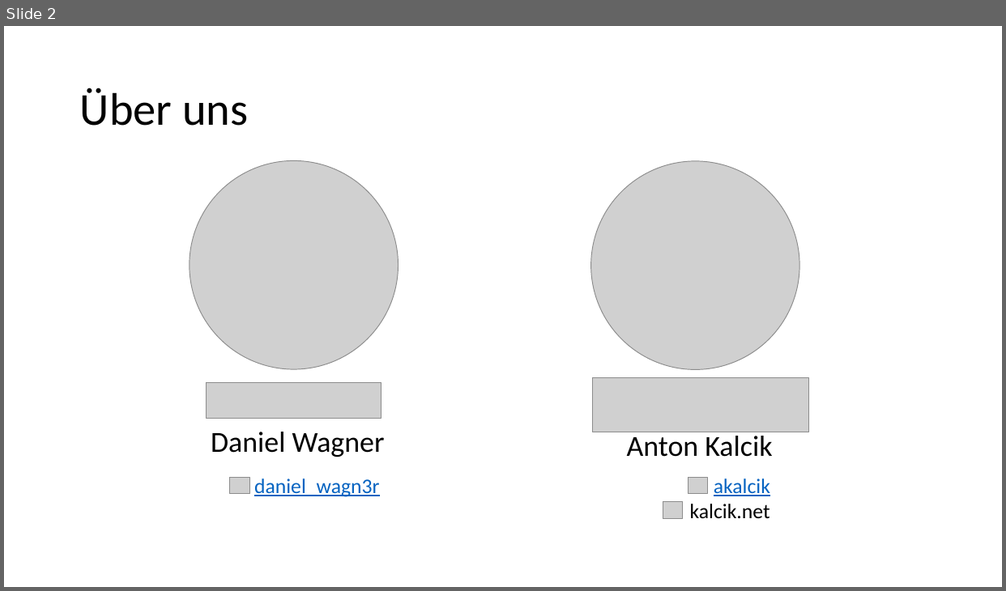
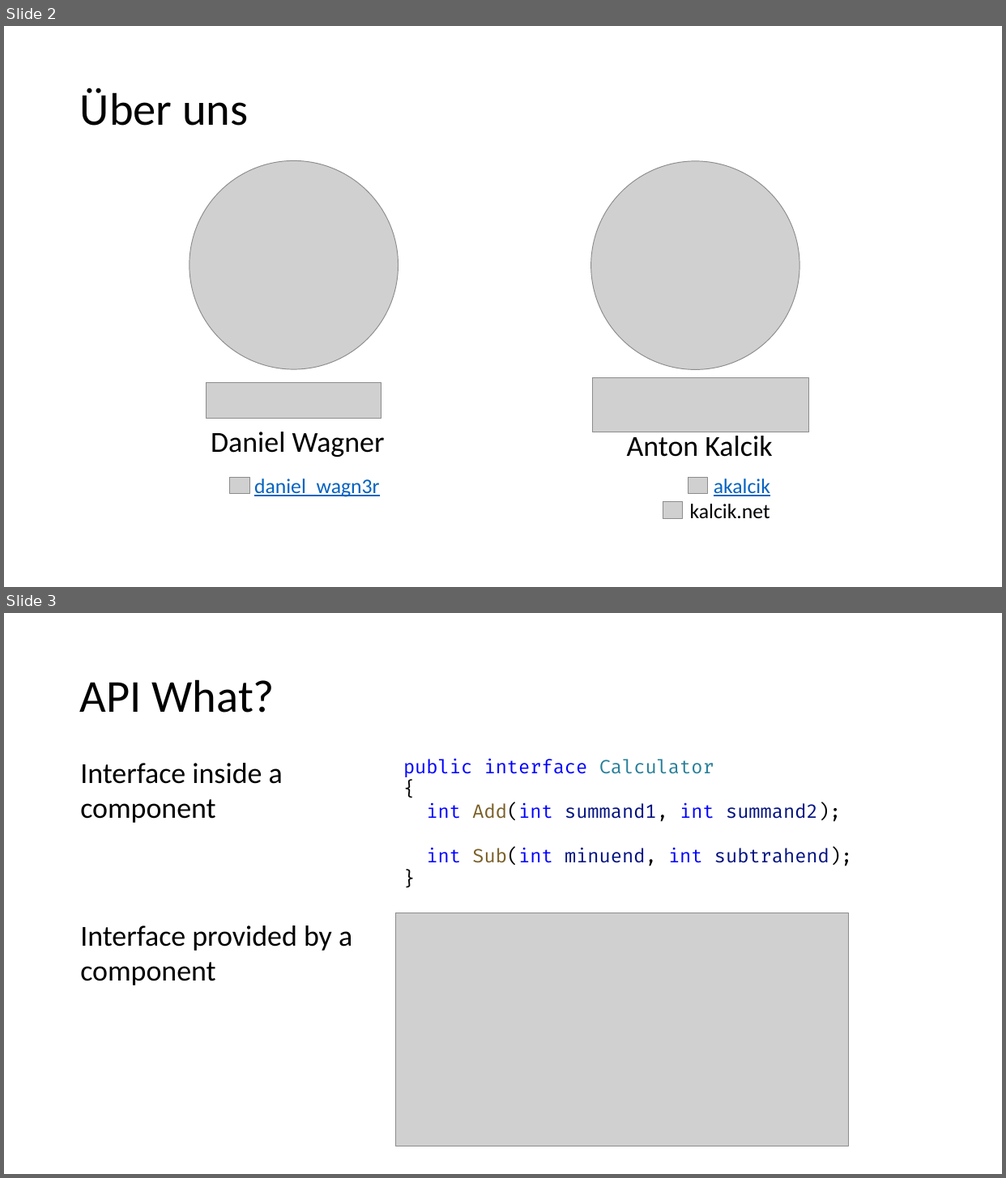
Before and after one commit to danielwagn3r/apimgmt-workshop, a slide deck: API Management.pptx. Shown one above the other, each under a label of ours: slide 2 before the commit, slides 2 and 3 after it. The pictures are 1006x591 and 1006x1178 pixels, drawn with LibreOffice and Linux fonts; fonts in the diff are those of the drawing; grey boxes stand for pictures. Boxes give left, top, right and bottom in pixels: in the first picture for what was removed or moved away, otherwise in the second. Text is boxed around its words. In the diff, an @@ line names an element or a change of style, - is before the commit and + after.

```diff
--- a/API Management.pptx
+++ b/API Management.pptx
@@ slide 3 added at (4, 613, 1002, 1174), background #FFFFFF @@
@@ title added at (80, 679, 275, 713), 44 pt, text #000000 @@
+API What?
@@ text added at (403, 758, 853, 867), 18 pt, text #0000FF @@
+public interface Calculator
+{
+int Add(int summand1, int summand2);
+int Sub(int minuend, int subtrahend);
+}
@@ text added at (80, 763, 283, 823), 28 pt, text #000000 @@
+Interface inside a component
@@ text added at (80, 926, 352, 986), 28 pt, text #000000 @@
+Interface provided by a component
@@ picture added at (396, 914, 849, 1147) @@
```
Also in this commit, not shown: 3 slides changed, 5 other slides added, 1 slide removed, 2 other files.
